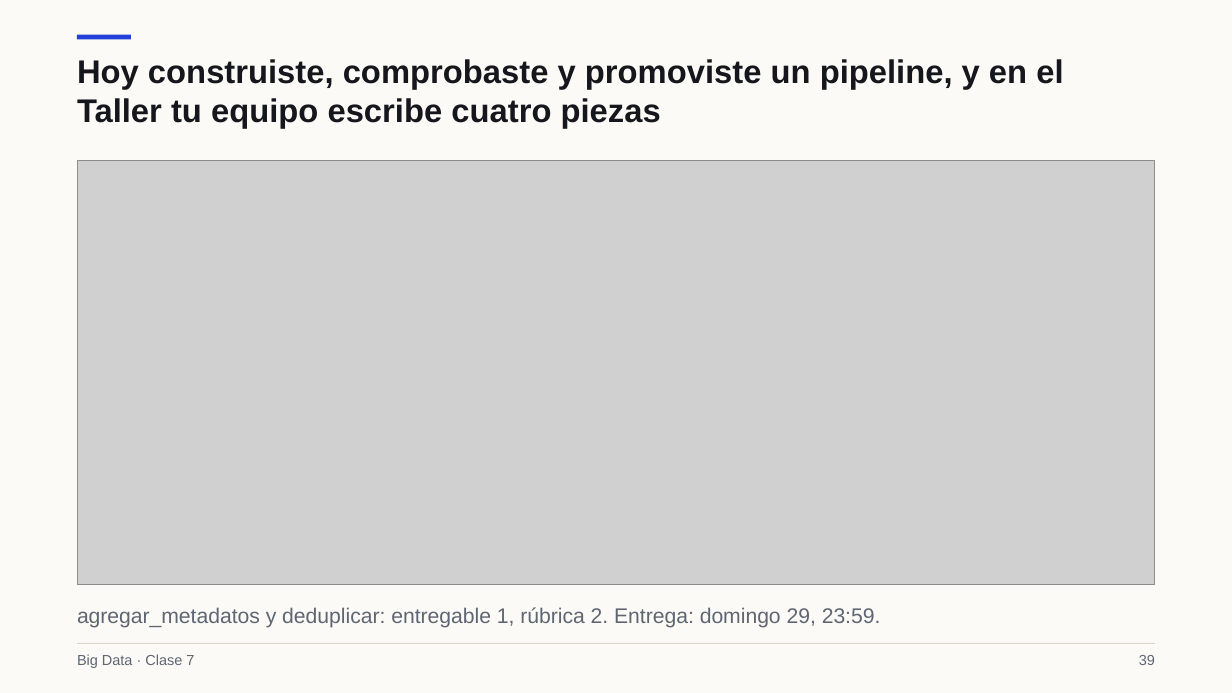
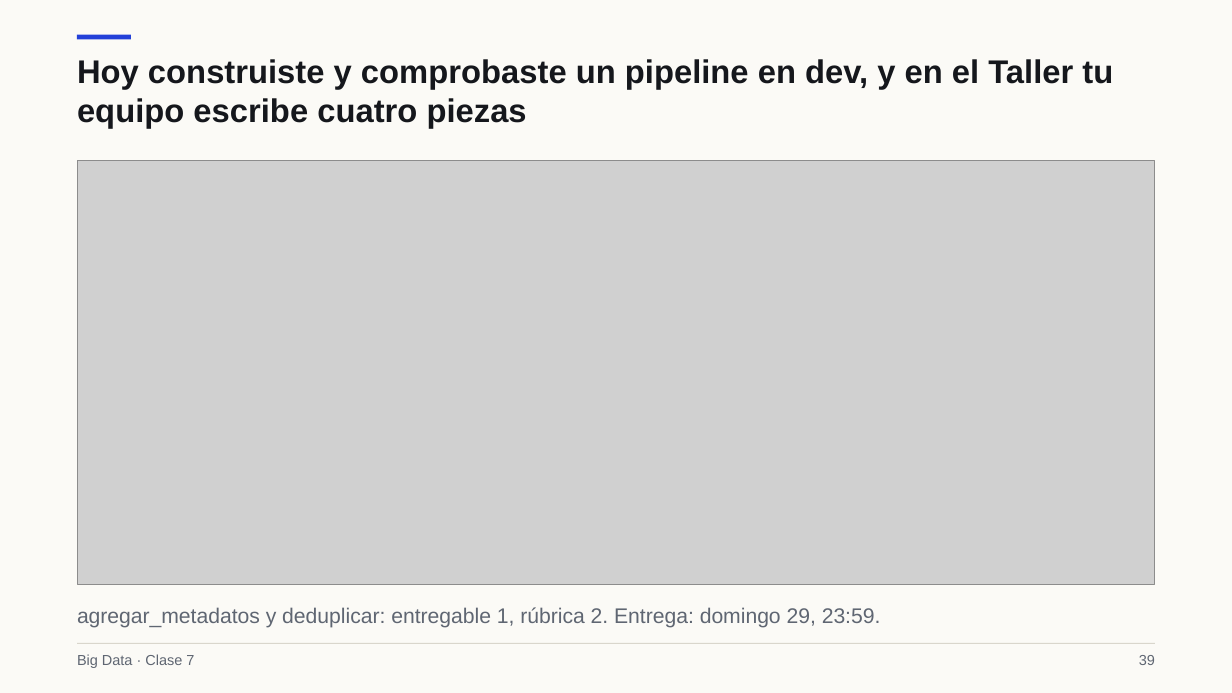
Before and after one commit to Apaezc/bigdata-udem-2026, a slide deck: slide 39 of curso/clase07/deck_corto/slides.pptx. Drawn at 1232x693 pixels with LibreOffice and Linux fonts; fonts in the diff are those of the drawing; grey boxes stand for pictures. Boxes give left, top, right and bottom in pixels: in the first picture for what was removed or moved away, otherwise in the second. Text is boxed around its words. In the diff, an @@ line names an element or a change of style, - is before the commit and + after.

```diff
--- a/curso/clase07/deck_corto/slides.pptx
+++ b/curso/clase07/deck_corto/slides.pptx
@@ text at (77,59,1113,129): text changed @@
-Hoy construiste, comprobaste y promoviste un pipeline, y en el Taller tu equipo escribe cuatro piezas
+Hoy construiste y comprobaste un pipeline en dev, y en el Taller tu equipo escribe cuatro piezas
```
Also in this commit, not shown: 11 other slides changed, 4 slides added, 4 slides removed, 16 other files.
